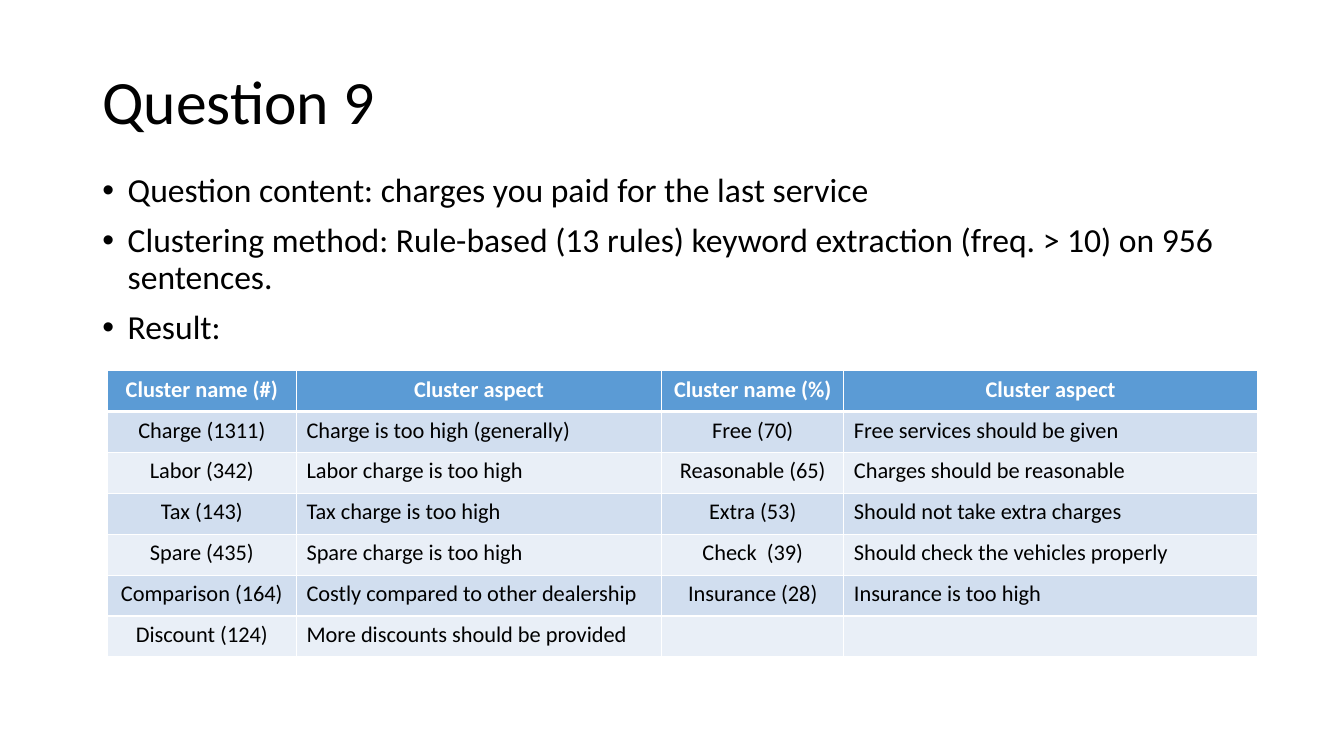
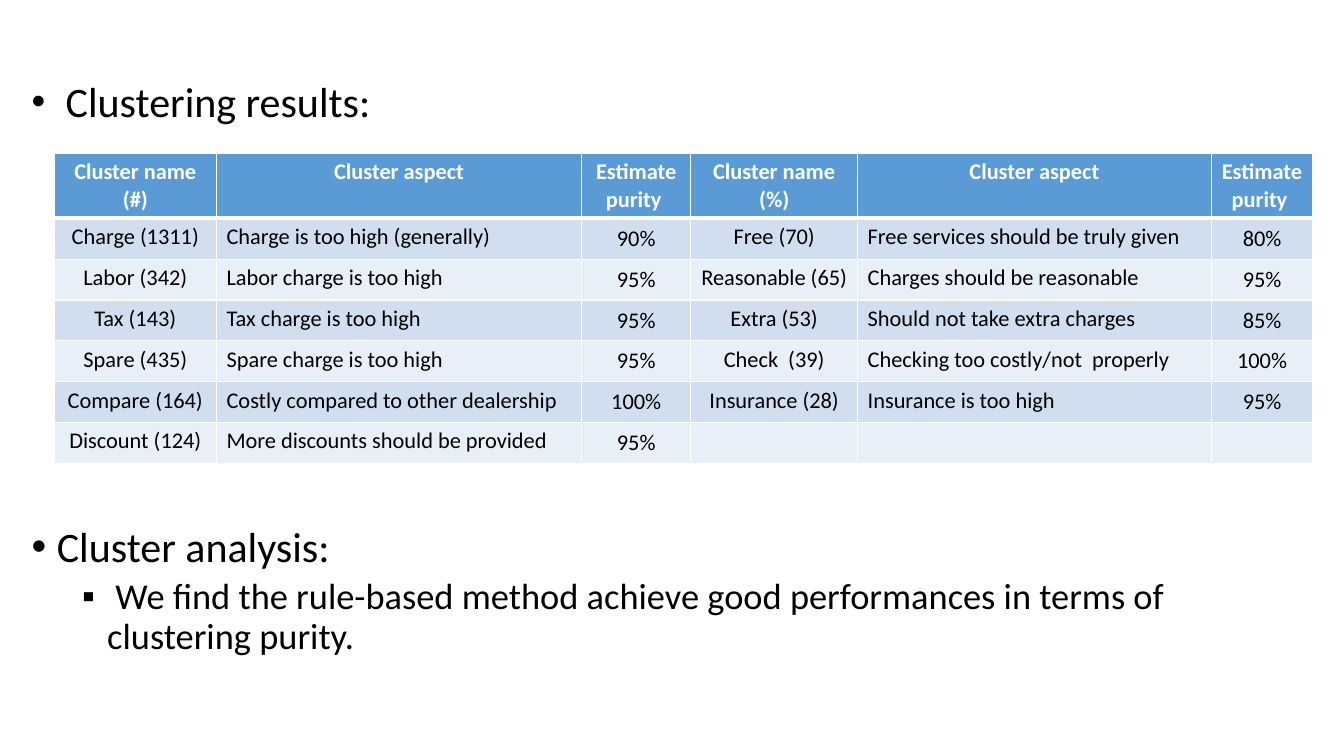
Before and after one commit to Li-Pengfei/review_clustering_Deloitte, a slide deck: slide 29 of Clustering_results_for_Deloitte_v1.pptx (slide 17 before the commit). Drawn at 1344x756 pixels with LibreOffice and Linux fonts; fonts in the diff are those of the drawing. Boxes give left, top, right and bottom in pixels: in the first picture for what was removed or moved away, otherwise in the second. Text is boxed around its words. In the diff, an @@ line names an element or a change of style, - is before the commit and + after.

```diff
--- a/Clustering_results_for_Deloitte_v1.pptx
+++ b/Clustering_results_for_Deloitte_v1.pptx
@@ text added at [57,88,1163,656], 26 pt, text #000000 @@
+• Clustering results:
+• Cluster analysis:
+  ▪ We find the rule-based method achieve good performances in terms of clustering purity.
@@ title removed at [102,81,374,132] @@
-Question 9
@@ table at [54,153,1314,463] @@
-column 1, row 6: Comparison (164)
+column 1, row 6: Compare (164)
+column 3: Estimate purity | 90% | 95% | 95% | 95% | 100% | 95%
-column 4: Cluster aspect | Free services should be given | Charges should be reasonable | Should not take extra charges | Should check the vehicles properly | Insurance is too high | 
+column 5: Cluster aspect | Free services should be truly given | Charges should be reasonable | Should not take extra charges | Checking too costly/not properly | Insurance is too high | 
+column 6: Estimate purity | 80% | 95% | 85% | 100% | 95% | 
@@ table: place and size @@
-table at [107,371,1257,657]
+table at [54,153,1314,463]
@@ text removed at [128,178,1213,340] @@
-• Question content: charges you paid for the last service
-• Clustering method: Rule-based (13 rules) keyword extraction (freq. > 10) on 956 sentences.
-• Result:
```
Also in this commit, not shown: 12 other slides changed, 13 slides added, 15 other files.
